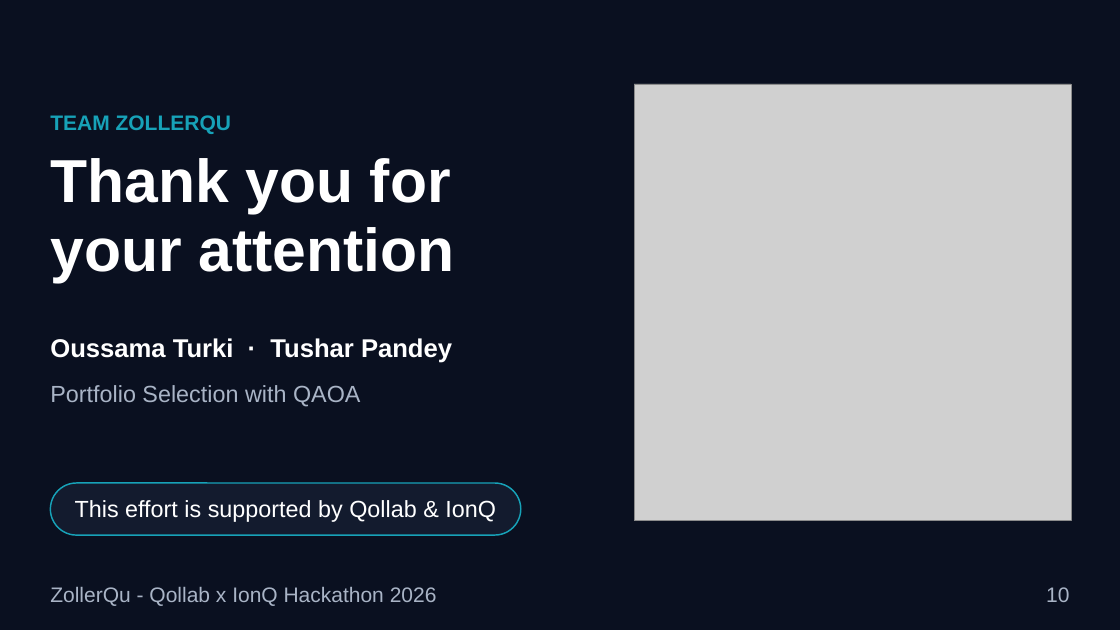
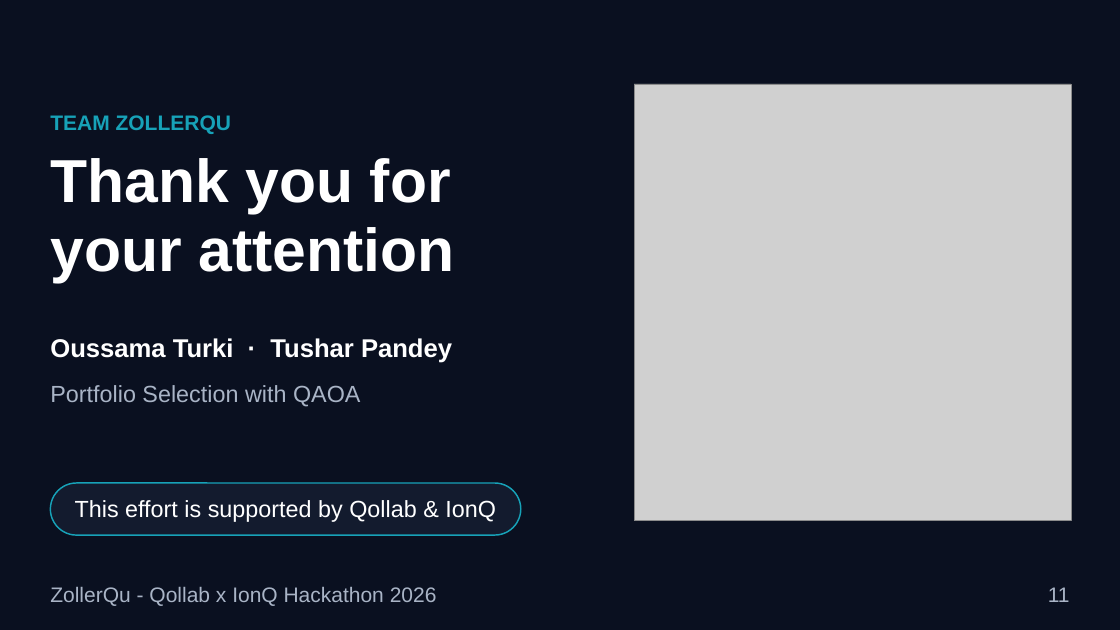
Before and after one commit to Oussema-t/zollerqu-qollab, a slide deck: slide 11 of slides/stocks_ZollerQu.pptx (slide 10 before the commit). Drawn at 1120x630 pixels with LibreOffice and Linux fonts; fonts in the diff are those of the drawing; grey boxes stand for pictures. Boxes give left, top, right and bottom in pixels: in the first picture for what was removed or moved away, otherwise in the second. Text is boxed around its words. In the diff, an @@ line names an element or a change of style, - is before the commit and + after.

```diff
--- a/slides/stocks_ZollerQu.pptx
+++ b/slides/stocks_ZollerQu.pptx
@@ text at <box>1048,587,1070,602</box>: text changed @@
-10
+11
```
Also in this commit, not shown: 1 other slide changed, 1 slide added, 6 other files.
